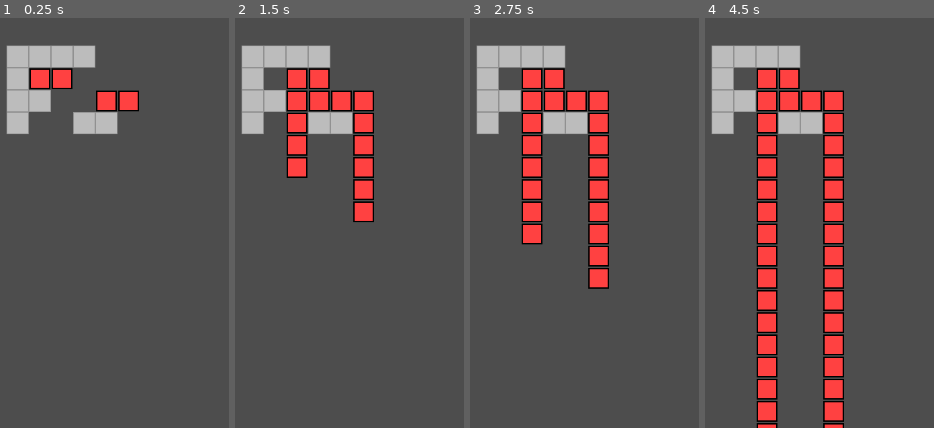
Above: before the commit, frames 1-4 (left to right).
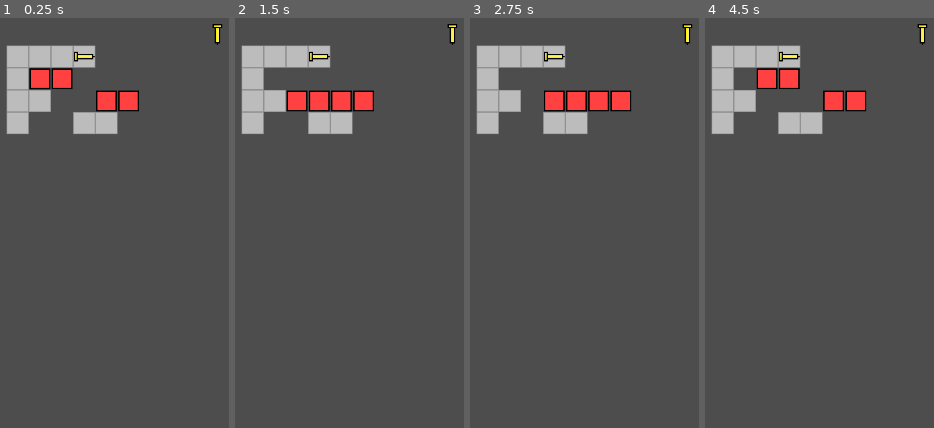
Above: after the commit, the same moments.

Repository: LightPotatoDev/BalloonGaem
Game: Godot game, scene res://scenes/Main.tscn
The game is run twice, just before and just after one commit, with the same random seed, the same clock (stepped at 60 frames per second) and the same inputs.
Inputs:
- Up to frame 1 (0.25 s): no input
- Up to frame 2 (1.5 s): tap Enter (ui_accept) at 0.5, 0.6, 0.77, 1.07, 1.35 s; hold Right (ui_right) 0.53-1.28 s; hold Down (ui_down) from 1.28 s (still down)
- Up to frame 3 (2.75 s): tap Enter (ui_accept) at 1.52, 1.82, 2.1 s; release Down (ui_down) at 2.03 s; hold Right (ui_right) from 2.03 s (still down)
- Up to frame 4 (4.5 s): tap Enter (ui_accept) at 2.75, 2.85, 3.02, 3.32, 3.5, 3.6, 3.77, 4.07, 4.35 s; release Right (ui_right) at 2.78 s; hold Up (ui_up) 2.78-3.53 s; hold Left (ui_left) from 3.53 s (still down)

The runs differ from the first frame. In frame 1, 0.3% of the frame differs, in the area x 32-97%, y 1-11%; in frame 2, 5.0%; in frame 3, 8.8%; in frame 4, 16%, in the area x 22-97%, y 1-100%.

Commit message:
airtank implement

Diff:
--- a/project.godot
+++ b/project.godot
@@ -21,6 +21,7 @@
 2d_physics/layer_2="wall"
 2d_physics/layer_3="box"
 2d_physics/layer_4="spike"
+2d_physics/layer_5="air_tank"
 
 [rendering]
 
--- /dev/null
+++ b/resources/object_tilemap.tres
@@ -0,0 +1,12 @@
+[gd_resource type="TileSet" load_steps=4 format=3 uid="uid://bknitdukt8bmp"]
+
+[ext_resource type="PackedScene" uid="uid://dxm2n4pn5r4ql" path="res://scenes/objects/AirTankRight.tscn" id="1_1wkf2"]
+[ext_resource type="PackedScene" uid="uid://c6e4lssvwwqxn" path="res://scenes/objects/AirTankDown.tscn" id="2_a806t"]
+
+[sub_resource type="TileSetScenesCollectionSource" id="TileSetScenesCollectionSource_gu0h5"]
+scenes/1/scene = ExtResource("1_1wkf2")
+scenes/2/scene = ExtResource("2_a806t")
+
+[resource]
+tile_size = Vector2i(32, 32)
+sources/0 = SubResource("TileSetScenesCollectionSource_gu0h5")
--- a/scenes/Main.tscn
+++ b/scenes/Main.tscn
@@ -1,7 +1,8 @@
-[gd_scene load_steps=3 format=3 uid="uid://2lxmwbgsphcx"]
+[gd_scene load_steps=4 format=3 uid="uid://2lxmwbgsphcx"]
 
 [ext_resource type="PackedScene" uid="uid://6js8brrwjbmt" path="res://scenes/objects/Balloon.tscn" id="1_i0xqu"]
 [ext_resource type="TileSet" uid="uid://cau1xylhqfcta" path="res://resources/terrain_tiles.tres" id="2_we40a"]
+[ext_resource type="TileSet" uid="uid://bknitdukt8bmp" path="res://resources/object_tilemap.tres" id="3_ln3ib"]
 
 [node name="Main" type="Node2D"]
 
@@ -18,3 +19,8 @@
 tile_set = ExtResource("2_we40a")
 format = 2
 layer_0/tile_data = PackedInt32Array(196611, 0, 0, 262147, 0, 0, 327683, 0, 0, 393219, 0, 0, 196612, 0, 0, 196613, 0, 0, 196614, 0, 0, 393222, 0, 0, 327684, 0, 0, 393223, 0, 0)
+
+[node name="Objects" type="TileMap" parent="GameManager"]
+tile_set = ExtResource("3_ln3ib")
+format = 2
+layer_0/tile_data = PackedInt32Array(196614, 0, 65536, 131084, 0, 131072)
--- /dev/null
+++ b/scenes/objects/AirTank.gd
@@ -0,0 +1,14 @@
+extends Node2D
+
+@export var dir:Vector2
+
+func _on_area_2d_body_entered(body):
+	var balloon = body.get_parent()
+	balloon.scalable_dir[dir] = true
+	print(dir)
+
+
+func _on_area_2d_body_exited(body):
+	var balloon = body.get_parent()
+	balloon.scalable_dir[dir] = false
+	print(dir)
--- /dev/null
+++ b/scenes/objects/AirTankDown.tscn
@@ -0,0 +1,25 @@
+[gd_scene load_steps=4 format=3 uid="uid://c6e4lssvwwqxn"]
+
+[ext_resource type="Script" path="res://scenes/objects/AirTank.gd" id="1_myrnq"]
+[ext_resource type="Texture2D" uid="uid://c11bt6xwhgil0" path="res://resources/sprites/placeholders/air_tamk.png" id="2_nrms0"]
+
+[sub_resource type="RectangleShape2D" id="RectangleShape2D_l88qx"]
+size = Vector2(4, 4)
+
+[node name="AirTank" type="Node2D"]
+script = ExtResource("1_myrnq")
+dir = Vector2(0, 1)
+
+[node name="Sprite2D" type="Sprite2D" parent="."]
+rotation = 1.5708
+texture = ExtResource("2_nrms0")
+
+[node name="Area2D" type="Area2D" parent="." groups=["air_tank"]]
+position = Vector2(0, 32)
+collision_layer = 0
+
+[node name="CollisionShape2D" type="CollisionShape2D" parent="Area2D"]
+shape = SubResource("RectangleShape2D_l88qx")
+
+[connection signal="body_entered" from="Area2D" to="." method="_on_area_2d_body_entered"]
+[connection signal="body_exited" from="Area2D" to="." method="_on_area_2d_body_exited"]
--- /dev/null
+++ b/scenes/objects/AirTankRight.tscn
@@ -0,0 +1,24 @@
+[gd_scene load_steps=4 format=3 uid="uid://dxm2n4pn5r4ql"]
+
+[ext_resource type="Script" path="res://scenes/objects/AirTank.gd" id="1_4tudx"]
+[ext_resource type="Texture2D" uid="uid://c11bt6xwhgil0" path="res://resources/sprites/placeholders/air_tamk.png" id="2_fddxg"]
+
+[sub_resource type="RectangleShape2D" id="RectangleShape2D_l88qx"]
+size = Vector2(4, 4)
+
+[node name="AirTank" type="Node2D"]
+script = ExtResource("1_4tudx")
+dir = Vector2(1, 0)
+
+[node name="Sprite2D" type="Sprite2D" parent="."]
+texture = ExtResource("2_fddxg")
+
+[node name="Area2D" type="Area2D" parent="." groups=["air_tank"]]
+position = Vector2(32, 0)
+collision_layer = 0
+
+[node name="CollisionShape2D" type="CollisionShape2D" parent="Area2D"]
+shape = SubResource("RectangleShape2D_l88qx")
+
+[connection signal="body_entered" from="Area2D" to="." method="_on_area_2d_body_entered"]
+[connection signal="body_exited" from="Area2D" to="." method="_on_area_2d_body_exited"]
--- a/scenes/objects/Balloon.gd
+++ b/scenes/objects/Balloon.gd
@@ -2,24 +2,26 @@
 class_name Balloon
 
 const BALLOON_COL = preload("res://scenes/objects/BalloonCollision.tscn")
+var scalable_dir = {Vector2.UP:false, Vector2.RIGHT:false, Vector2.DOWN:false, Vector2.LEFT:false}
 
-func _ready():
-	super._ready()
+func get_input():
+	super.get_input()
+	if Input.is_action_just_pressed("ui_accept"):
+		var pos_to_add:PackedVector2Array = []
+		for dir in scalable_dir:
+			if scalable_dir[dir] == true:
+				pos_to_add.append_array(scale_balloon(dir))
 
-func _physics_process(delta):
-	super._physics_process(delta)
-	if Input.is_action_just_pressed("ui_accept"):
-		scale_balloon(Vector2.DOWN)
+		for pos in pos_to_add:
+			add_balloon_child(pos)
 
-func scale_balloon(dir:Vector2):
-	var pos_to_add = []
+func scale_balloon(dir:Vector2) -> PackedVector2Array:
+	var pos_to_add:PackedVector2Array = []
 	for child in child_colliders.values():
 		if child.check_collision(dir) == null and (child.position+dir*32) not in child_colliders:
 			pos_to_add.append(child.position + dir * 32)
 
-	print(pos_to_add)
-	for pos in pos_to_add:
-		add_balloon_child(pos)
+	return pos_to_add
 
 func add_balloon_child(pos:Vector2):
 	var bal_col = BALLOON_COL.instantiate()
--- a/scenes/objects/BalloonCollision.tscn
+++ b/scenes/objects/BalloonCollision.tscn
@@ -4,6 +4,7 @@
 [ext_resource type="Texture2D" uid="uid://bvf1ldvu22o15" path="res://resources/sprites/placeholders/ballon.png" id="2_g4vou"]
 
 [sub_resource type="RectangleShape2D" id="RectangleShape2D_tw6dm"]
+size = Vector2(10, 10)
 
 [node name="BalloonCollision" type="CharacterBody2D" groups=["balloon"]]
 script = ExtResource("1_vthij")
--- a/scenes/objects/Pushable.gd
+++ b/scenes/objects/Pushable.gd
@@ -5,6 +5,7 @@
 var things_to_move = {}
 
 @export var is_player:bool = false
+var is_moving:bool = false
 
 func get_input():
 	const INPUTS = {"ui_left":Vector2.LEFT,
@@ -12,7 +13,7 @@
 					"ui_up":Vector2.UP,
 					"ui_down":Vector2.DOWN}
 	for key in INPUTS.keys():
-		if Input.is_action_just_pressed(key):
+		if is_player and Input.is_action_just_pressed(key):
 			move(INPUTS[key], check_move_collision(INPUTS[key]))
 
 func _ready():
@@ -46,12 +47,16 @@
 	for thing in things_to_move:
 		thing.move(dir, can_move)
 	things_to_move = {}
-	if can_move:
-		position += dir * 32
+	if can_move and not is_moving:
+		is_moving = true
+		var tween = create_tween()
+		tween.tween_property(self,"position",position+dir*32,0.05).set_trans(Tween.TRANS_SINE).set_ease(Tween.EASE_OUT)
+		await tween.finished
+		is_moving = false
+		#position += dir * 32
 	else:
 		pass
 		#add 'not moving' animation
 
 func _physics_process(_delta):
-	if is_player:
-		get_input()
+	get_input()
Binary file added: resources/sprites/placeholders/air_tamk.png
Not shown, added: resources/sprites/placeholders/air_tamk.png.import
